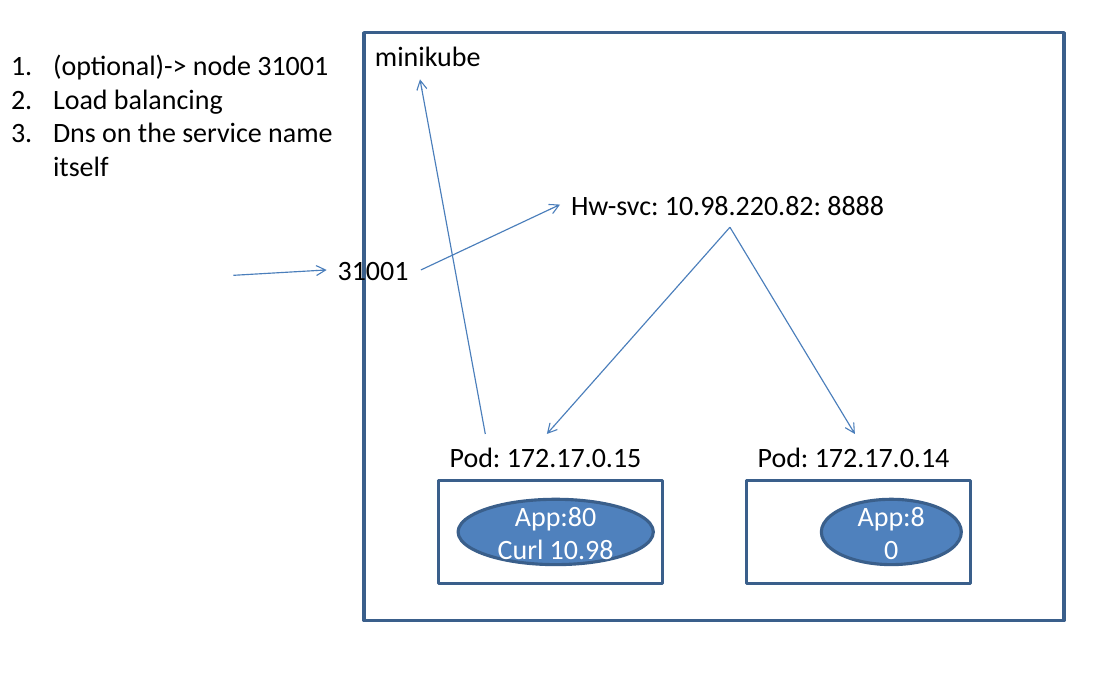
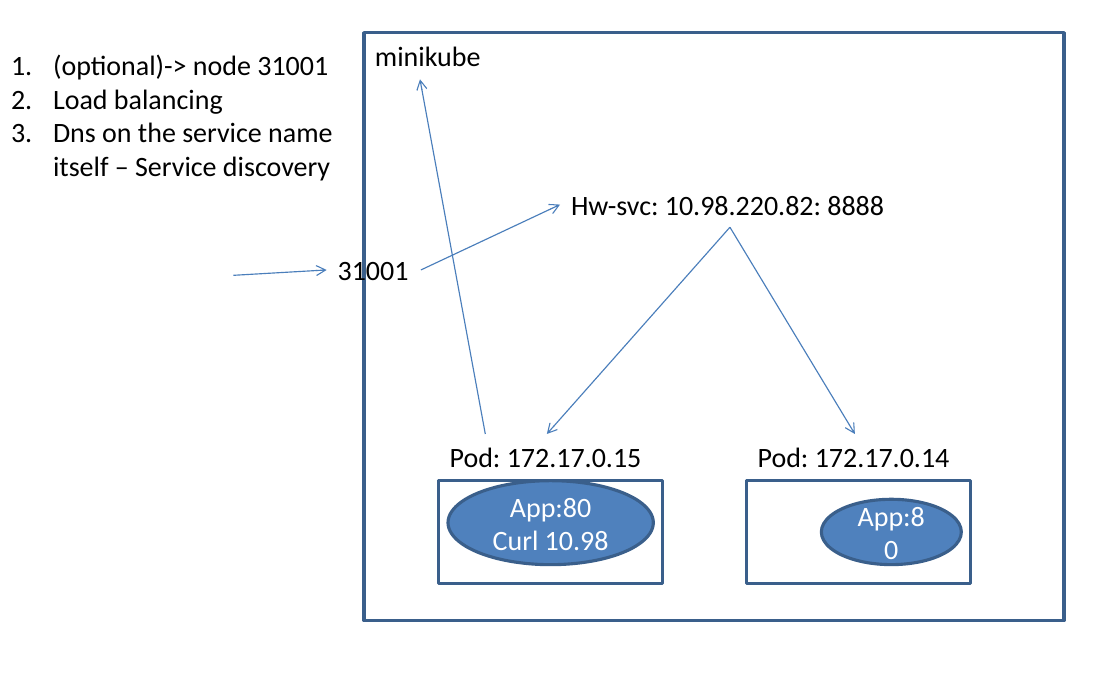
Before and after one commit to AdityaSP/ora-jun24-dock-kube, a slide deck: slide 16 of rough-diag.pptx. Drawn at 1120x700 pixels with LibreOffice and Linux fonts; fonts in the diff are those of the drawing. Boxes give left, top, right and bottom in pixels: in the first picture for what was removed or moved away, otherwise in the second. Text is boxed around its words. In the diff, an @@ line names an element or a change of style, - is before the commit and + after.

Commit message:
day4 end

```diff
--- a/rough-diag.pptx
+++ b/rough-diag.pptx
@@ text at box(53, 122, 332, 181): text changed @@
-3. Dns on the service name itself
+3. Dns on the service name itself – Service discovery
@@ ellipse "App:80": place and size @@
-ellipse "App:80" at box(458, 500, 653, 564)
+ellipse "App:80" at box(448, 480, 653, 564)
```
Also in this commit, not shown: 1 other slide changed, 4 slides added.
